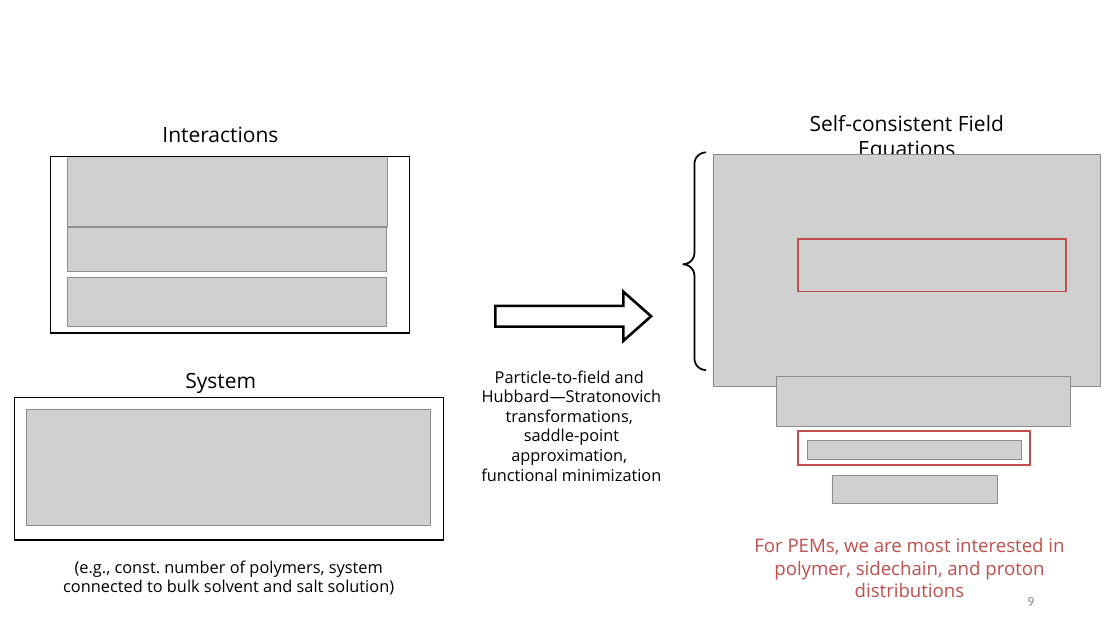
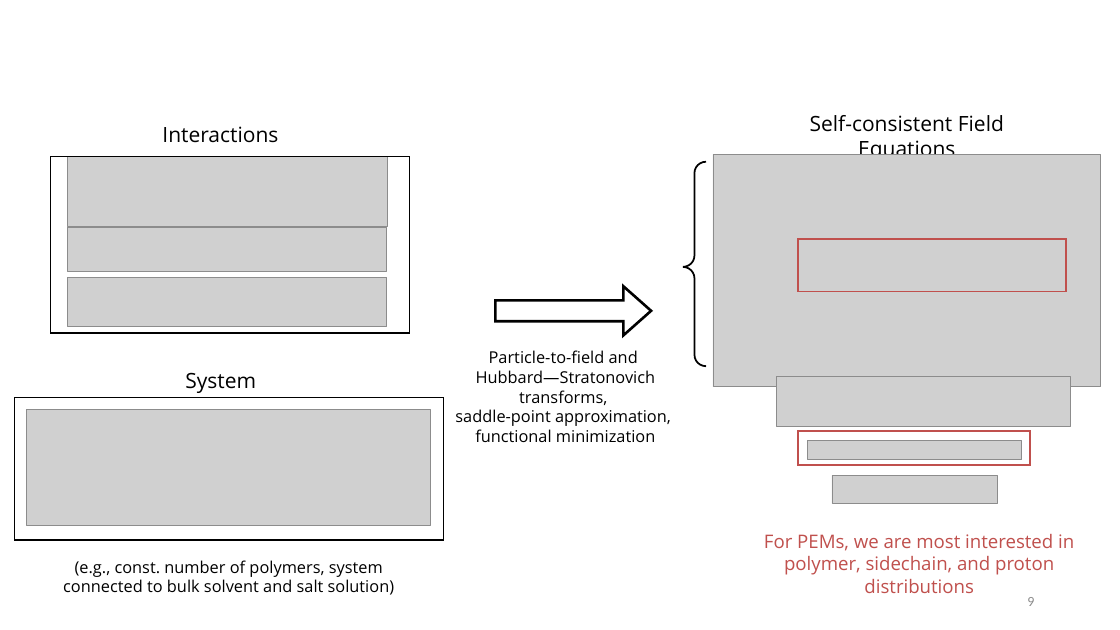
Before and after one commit to tyokokur/presentations, a slide deck: slide 9 of 20240722 NAF Intro.pptx. Drawn at 1120x630 pixels with LibreOffice and Linux fonts; fonts in the diff are those of the drawing; grey boxes stand for pictures; background and template pictures are left out. Boxes give left, top, right and bottom in pixels: in the first picture for what was removed or moved away, otherwise in the second. Text is boxed around its words. In the diff, an @@ line names an element or a change of style, - is before the commit and + after.

```diff
--- a/20240722 NAF Intro.pptx
+++ b/20240722 NAF Intro.pptx
@@ left brace: place and size @@
-left brace at box(683, 152, 707, 370)
+left brace at box(683, 162, 707, 366)
@@ right arrow: place and size @@
-right arrow at box(496, 292, 651, 341)
+right arrow at box(496, 287, 651, 336)
@@ text at box(455, 350, 671, 442): text changed @@
-Particle-to-field and
-Hubbard—Stratonovich transformations,
-saddle-point approximation,
-functional minimization
+Particle-to-field and
+Hubbard—Stratonovich transforms,
+saddle-point approximation,
+functional minimization
@@ text "For PEMs, we are most ...": place and size @@
-text "For PEMs, we are most ..." at box(754, 538, 1064, 597)
+text "For PEMs, we are most ..." at box(764, 534, 1074, 593)
```
Also in this commit, not shown: 2 other slides changed.
